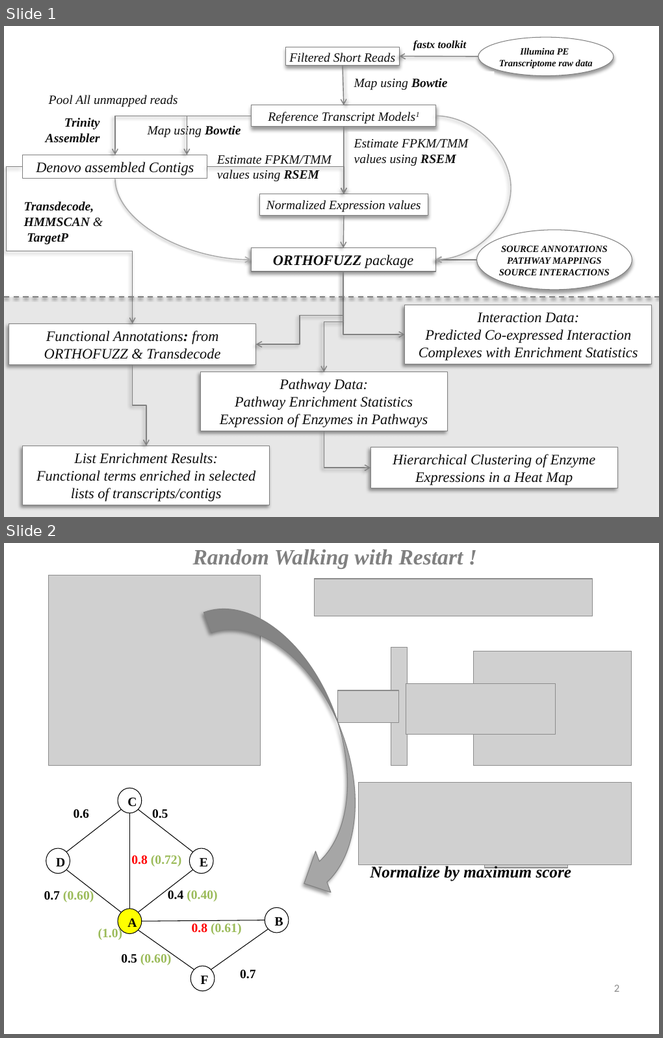
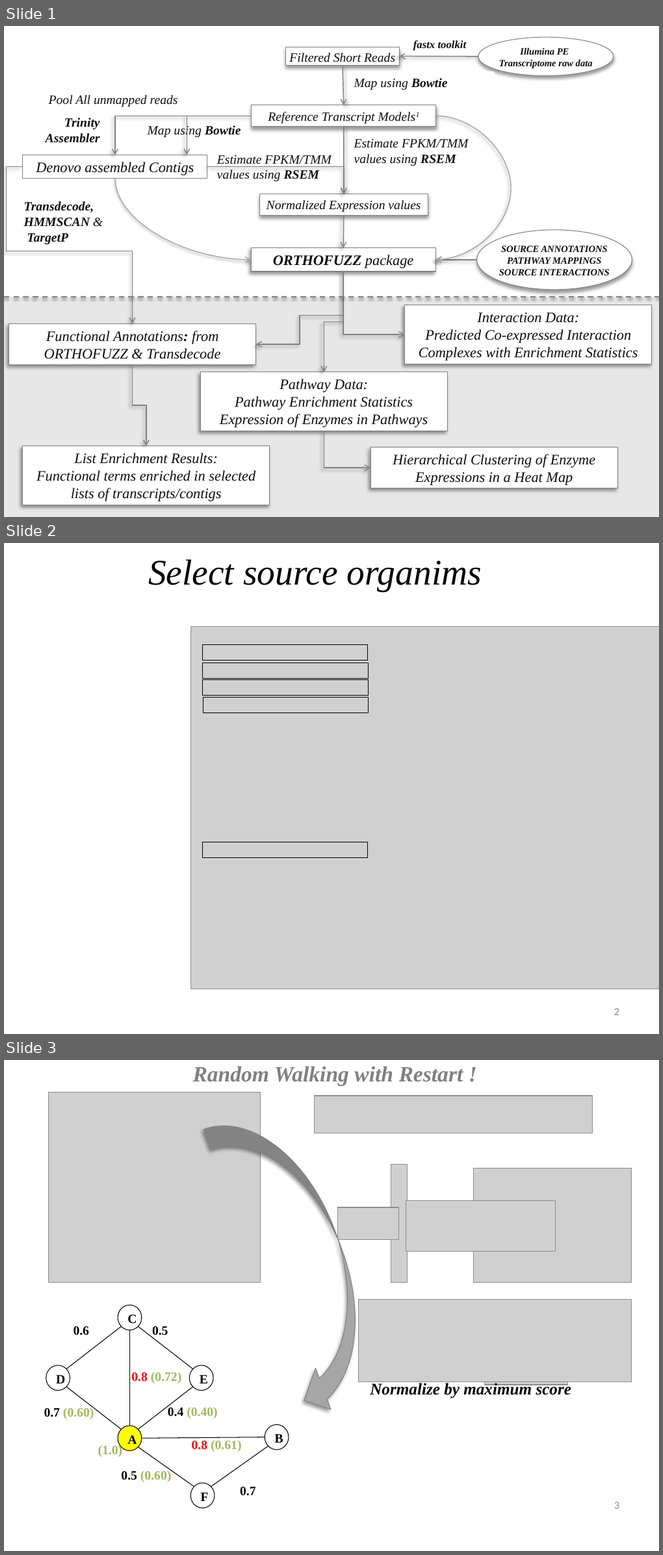
Before and after one commit to orthofuzz/orthofuzz.github.io, a slide deck: Concepts.pptx. Shown one above the other, each under a label of ours: slides 1 and 2 before the commit, slides 1, 2 and 3 after it. The pictures are 663x1038 and 663x1555 pixels, drawn with LibreOffice and Linux fonts; fonts in the diff are those of the drawing; grey boxes stand for pictures. Boxes give left, top, right and bottom in pixels: in the first picture for what was removed or moved away, otherwise in the second. Text is boxed around its words. In the diff, an @@ line names an element or a change of style, - is before the commit and + after.

Commit message:
change

```diff
--- a/Concepts.pptx
+++ b/Concepts.pptx
@@ slide 2 added at (4, 543, 659, 1034), background #FFFFFF @@
@@ title added at (148, 559, 482, 591), 39.6 pt, text #000000, italic @@
+Select source organims
@@ picture added at (191, 626, 659, 989) @@
@@ rectangle added at (202, 644, 367, 660), outline #000000 0.75 pt @@
@@ rectangle added at (203, 663, 368, 679), outline #000000 0.75 pt @@
@@ rectangle added at (203, 680, 368, 696), outline #000000 0.75 pt @@
@@ rectangle added at (203, 697, 368, 713), outline #000000 0.75 pt @@
@@ rectangle added at (202, 843, 367, 858), outline #000000 0.75 pt @@
@@ page number added at (614, 1008, 620, 1016), 12 pt, text #8C8C8C @@
+2
@@ what was slide 2 is now slide 3 @@
@@ page number at (614, 1502, 620, 1509): text changed @@
-2
+3
```
Also in this commit, not shown: 1 slide removed.
